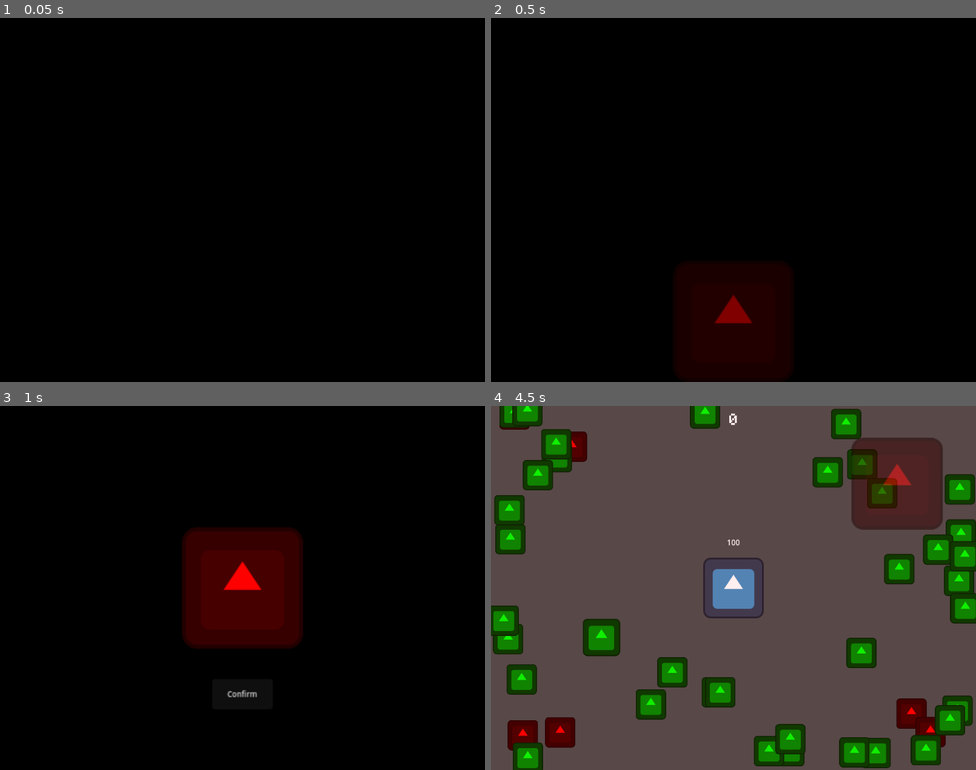
Above: before the commit, frames 1-4 (two rows, left to right).
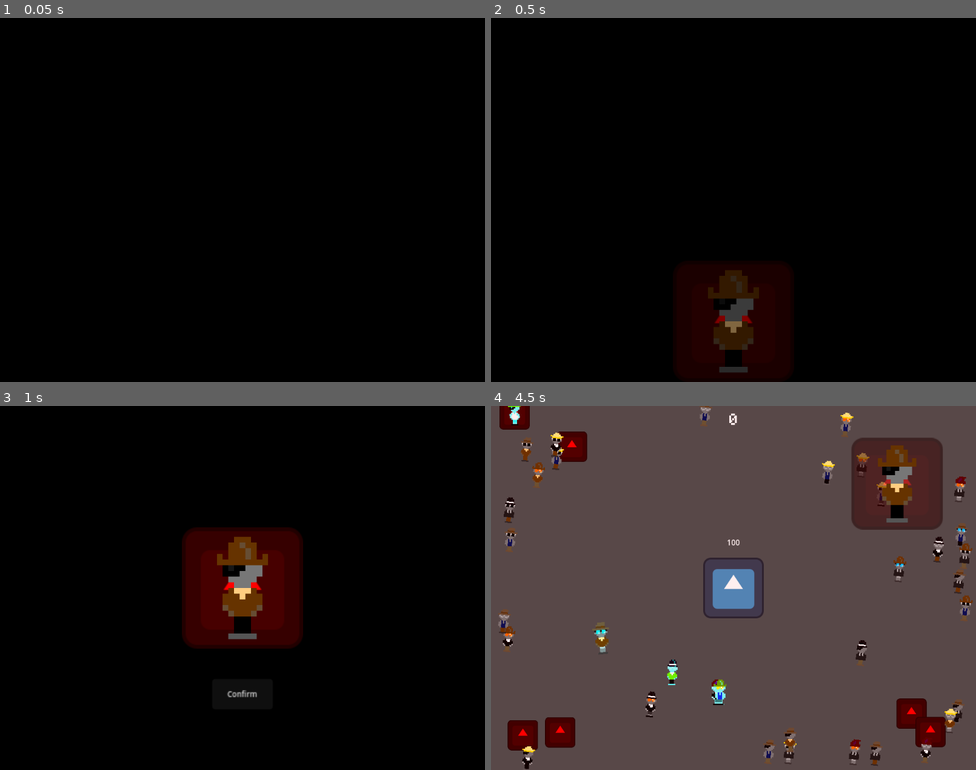
Above: after the commit, the same moments.

Repository: SamuelScerri/Score-Space-Jam
Game: Godot game, scene res://Game Area.tscn
Same seed, same stepped clock (60 frames per second), same inputs: the game is played once before the commit and once after it. The engine's default icon, where the game draws it, is replaced by a stand-in: a white triangle on a blue panel in a dark square.
Inputs (mouse positions are in pixels of both pictures, inside the frame that each line leads up to):
- Up to frame 1 (0.05 s): no input
- Up to frame 2 (0.5 s): no input
- Up to frame 3 (1 s): move the mouse to (349, 569) at 0.52 s; click (349, 569) at 0.6 s
- Up to frame 4 (4.5 s): click "Confirm" at 1.25 s; move the mouse to (718, 748) at 2.02 s; click (718, 748) at 2.1 s; move the mouse to (675, 722) at 2.77 s; click (675, 722) at 2.85 s; move the mouse to (520, 464) at 3.52 s; click (520, 464) at 3.6 s; move the mouse to (602, 657) at 4.27 s; click (602, 657) at 4.35 s

Frame 1 is identical in both runs. In frame 2, 1.7% of the frame differs, in the area x 44-56%, y 69-98%; in frame 3, 1.8%; in frame 4, 17%, in the area x 0-100%, y 0-100%.

Commit message:
Added Character Generator

Diff:
--- a/Game Area.gd
+++ b/Game Area.gd
@@ -13,6 +13,7 @@
 @export var enemy_node: PackedScene
 
 var should_shake = false
+var game_ended = false
 
 func _ready():
 	Global.current_game_area = self
@@ -62,11 +63,11 @@
 	shake_duration.start()
 
 func end_game():
-	get_tree().paused = true
 	user_interface.show_end()
+	game_ended = true
 
 func _process(delta):
-	if Input.is_action_just_pressed("Fire"):
+	if Input.is_action_just_pressed("Fire") and not game_ended:
 		do_shake()
 
 		$Fire.play()
--- a/Interface.tscn
+++ b/Interface.tscn
@@ -1,9 +1,10 @@
-[gd_scene load_steps=17 format=3 uid="uid://dct41s4dgk0i4"]
+[gd_scene load_steps=18 format=3 uid="uid://dct41s4dgk0i4"]
 
 [ext_resource type="Script" path="res://Scripts/User Interface.gd" id="1_hxl12"]
 [ext_resource type="FontFile" uid="uid://bsbn6wphuu3nh" path="res://Resources/Font.ttf" id="2_8s0u5"]
 [ext_resource type="Texture2D" uid="uid://deh46ylnqx6qi" path="res://icon.svg" id="2_qjuej"]
 [ext_resource type="AudioStream" uid="uid://by4q71mfeau6c" path="res://Resources/Sound Effects/Whoosh.wav" id="3_b6kgu"]
+[ext_resource type="PackedScene" uid="uid://c4fmn6h3lpp4s" path="res://Nodes/Character.tscn" id="4_2jqh3"]
 [ext_resource type="AudioStream" uid="uid://236dfbhpjqem" path="res://Resources/Sound Effects/Select.wav" id="4_fj4vb"]
 [ext_resource type="AudioStream" uid="uid://ctrvqr6o00mrh" path="res://Resources/Sound Effects/Good Target.wav" id="6_jdj2w"]
 [ext_resource type="AudioStream" uid="uid://dlj3m5lvgkvj8" path="res://Resources/Sound Effects/Wrong.wav" id="7_2jpv7"]
@@ -328,6 +329,8 @@
 disabled = true
 text = "Confirm"
 
+[node name="Character" parent="Target" instance=ExtResource("4_2jqh3")]
+
 [node name="Animator" type="AnimationPlayer" parent="."]
 autoplay = "Show"
 method_call_mode = 1
--- /dev/null
+++ b/Nodes/Character.tscn
@@ -0,0 +1,50 @@
+[gd_scene load_steps=23 format=3 uid="uid://c4fmn6h3lpp4s"]
+
+[ext_resource type="Texture2D" uid="uid://chc4gk2ejpgb4" path="res://Resources/Character Features/Basis.png" id="1_fmxou"]
+[ext_resource type="Script" path="res://Scripts/CharacterGen.gd" id="2_g0r6i"]
+[ext_resource type="Texture2D" uid="uid://bt31ydngavgkj" path="res://Resources/Character Features/Hats/Hat 1.png" id="3_sjt50"]
+[ext_resource type="Texture2D" uid="uid://cttlsadn5dls2" path="res://Resources/Character Features/Hats/Hat 2.png" id="4_f0qf0"]
+[ext_resource type="Texture2D" uid="uid://bd2872s2qudgc" path="res://Resources/Character Features/Hats/Hat 3.png" id="5_0po8r"]
+[ext_resource type="Texture2D" uid="uid://dqr8520p0sk6x" path="res://Resources/Character Features/Hats/Hat 4.png" id="6_5hek8"]
+[ext_resource type="Texture2D" uid="uid://6rsby4frfjki" path="res://Resources/Character Features/Hats/Hat 5.png" id="7_s5phx"]
+[ext_resource type="Texture2D" uid="uid://dloxgplf7sotg" path="res://Resources/Character Features/Eyes/Eye 1.png" id="8_p6l3w"]
+[ext_resource type="Texture2D" uid="uid://dycs6b52v785q" path="res://Resources/Character Features/Eyes/Eye 2.png" id="9_ebaxf"]
+[ext_resource type="Texture2D" uid="uid://u1wit06f8g62" path="res://Resources/Character Features/Eyes/Eye 3.png" id="10_oe1ng"]
+[ext_resource type="Texture2D" uid="uid://cj1j4ybbay8gr" path="res://Resources/Character Features/Eyes/Eye 4.png" id="11_k25k6"]
+[ext_resource type="Texture2D" uid="uid://vq1q52ffmkvl" path="res://Resources/Character Features/Eyes/Eye 5.png" id="12_gfxpr"]
+[ext_resource type="Texture2D" uid="uid://dsgfs7t0rx1rh" path="res://Resources/Character Features/Shirt/Shirt 1.png" id="13_4d1pw"]
+[ext_resource type="Texture2D" uid="uid://duovbxd28w7qx" path="res://Resources/Character Features/Shirt/Shirt 2.png" id="14_aw0ld"]
+[ext_resource type="Texture2D" uid="uid://b8eq8c82cjjxa" path="res://Resources/Character Features/Shirt/Shirt 3.png" id="15_j437j"]
+[ext_resource type="Texture2D" uid="uid://dwsw4amc4hy0l" path="res://Resources/Character Features/Shirt/Shirt 4.png" id="16_y1v74"]
+[ext_resource type="Texture2D" uid="uid://dbxvc0el55v5g" path="res://Resources/Character Features/Shirt/Shirt 5.png" id="17_vq1o7"]
+[ext_resource type="Texture2D" uid="uid://dp7qfnj7e5sp8" path="res://Resources/Character Features/Pants/Pants 1.png" id="18_nvgvk"]
+[ext_resource type="Texture2D" uid="uid://cwldul6s63wic" path="res://Resources/Character Features/Pants/Pants 2.png" id="19_q2lvi"]
+[ext_resource type="Texture2D" uid="uid://c1bqx5nmy4i31" path="res://Resources/Character Features/Pants/Pants 3.png" id="20_k4ooa"]
+[ext_resource type="Texture2D" uid="uid://cfbevutvq0axq" path="res://Resources/Character Features/Pants/Pants 4.png" id="21_kelra"]
+[ext_resource type="Texture2D" uid="uid://bp4tsvr6njupx" path="res://Resources/Character Features/Pants/Pants 5.png" id="22_ln56n"]
+
+[node name="Character" type="Sprite2D"]
+texture_filter = 3
+scale = Vector2(6, 6)
+texture = ExtResource("1_fmxou")
+script = ExtResource("2_g0r6i")
+hats = Array[CompressedTexture2D]([ExtResource("3_sjt50"), ExtResource("4_f0qf0"), ExtResource("5_0po8r"), ExtResource("6_5hek8"), ExtResource("7_s5phx")])
+eyes = Array[CompressedTexture2D]([ExtResource("8_p6l3w"), ExtResource("9_ebaxf"), ExtResource("10_oe1ng"), ExtResource("11_k25k6"), ExtResource("12_gfxpr")])
+shirts = Array[CompressedTexture2D]([ExtResource("13_4d1pw"), ExtResource("14_aw0ld"), ExtResource("15_j437j"), ExtResource("16_y1v74"), ExtResource("17_vq1o7")])
+pants = Array[CompressedTexture2D]([ExtResource("18_nvgvk"), ExtResource("19_q2lvi"), ExtResource("20_k4ooa"), ExtResource("21_kelra"), ExtResource("22_ln56n")])
+
+[node name="Hat" type="Sprite2D" parent="."]
+position = Vector2(0, -6.5)
+texture = ExtResource("3_sjt50")
+
+[node name="Eye" type="Sprite2D" parent="."]
+position = Vector2(0, -3)
+texture = ExtResource("9_ebaxf")
+
+[node name="Shirt" type="Sprite2D" parent="."]
+position = Vector2(0, 2.5)
+texture = ExtResource("13_4d1pw")
+
+[node name="Pants" type="Sprite2D" parent="."]
+position = Vector2(0, 7)
+texture = ExtResource("18_nvgvk")
--- a/Nodes/Citizen.tscn
+++ b/Nodes/Citizen.tscn
@@ -1,10 +1,10 @@
-[gd_scene load_steps=7 format=3 uid="uid://ids3m7jc5tp5"]
+[gd_scene load_steps=8 format=3 uid="uid://ids3m7jc5tp5"]
 
-[ext_resource type="Texture2D" uid="uid://deh46ylnqx6qi" path="res://icon.svg" id="1_8i5ln"]
 [ext_resource type="Script" path="res://Scripts/Citizen.gd" id="1_slcp4"]
+[ext_resource type="PackedScene" uid="uid://c4fmn6h3lpp4s" path="res://Nodes/Character.tscn" id="2_xu32x"]
 
 [sub_resource type="RectangleShape2D" id="RectangleShape2D_iol2f"]
-size = Vector2(128, 128)
+size = Vector2(64, 128)
 
 [sub_resource type="Animation" id="Animation_37fw0"]
 resource_name = "Death"
@@ -13,14 +13,14 @@
 tracks/0/type = "value"
 tracks/0/imported = false
 tracks/0/enabled = true
-tracks/0/path = NodePath("Icon:scale")
+tracks/0/path = NodePath("Character:scale")
 tracks/0/interp = 2
 tracks/0/loop_wrap = true
 tracks/0/keys = {
 "times": PackedFloat32Array(0, 0.05, 0.2),
 "transitions": PackedFloat32Array(-2, -2, -2),
 "update": 0,
-"values": [Vector2(1, 1), Vector2(1.2, 1.2), Vector2(1, 1)]
+"values": [Vector2(6, 6), Vector2(8, 8), Vector2(6, 6)]
 }
 tracks/1/type = "method"
 tracks/1/imported = false
@@ -43,10 +43,10 @@
 tracks/2/interp = 2
 tracks/2/loop_wrap = true
 tracks/2/keys = {
-"times": PackedFloat32Array(0, 3, 4),
-"transitions": PackedFloat32Array(-2, -2, -2),
+"times": PackedFloat32Array(0, 0.05, 0.1, 3, 4),
+"transitions": PackedFloat32Array(-2, -2, 1, -2, -2),
 "update": 0,
-"values": [Color(1, 1, 1, 1), Color(1, 1, 1, 1), Color(1, 1, 1, 0)]
+"values": [Color(1, 0, 0, 1), Color(1, 0, 0, 1), Color(1, 1, 1, 1), Color(1, 1, 1, 1), Color(1, 1, 1, 0)]
 }
 
 [sub_resource type="Animation" id="Animation_mv8b5"]
@@ -63,11 +63,41 @@
 "update": 0,
 "values": [Color(1, 1, 1, 0), Color(1, 1, 1, 1)]
 }
+tracks/1/type = "value"
+tracks/1/imported = false
+tracks/1/enabled = true
+tracks/1/path = NodePath("Character:rotation")
+tracks/1/interp = 1
+tracks/1/loop_wrap = true
+tracks/1/keys = {
+"times": PackedFloat32Array(0),
+"transitions": PackedFloat32Array(1),
+"update": 0,
+"values": [0.0]
+}
+
+[sub_resource type="Animation" id="Animation_i1lvd"]
+resource_name = "Walk"
+length = 0.4
+loop_mode = 1
+tracks/0/type = "value"
+tracks/0/imported = false
+tracks/0/enabled = true
+tracks/0/path = NodePath("Character:rotation")
+tracks/0/interp = 1
+tracks/0/loop_wrap = true
+tracks/0/keys = {
+"times": PackedFloat32Array(0, 0.2, 0.4),
+"transitions": PackedFloat32Array(-2, -2, -2),
+"update": 0,
+"values": [-0.122173, 0.122173, -0.122173]
+}
 
 [sub_resource type="AnimationLibrary" id="AnimationLibrary_b4p4n"]
 _data = {
 "Death": SubResource("Animation_37fw0"),
-"Spawn": SubResource("Animation_mv8b5")
+"Spawn": SubResource("Animation_mv8b5"),
+"Walk": SubResource("Animation_i1lvd")
 }
 
 [node name="Citizen" type="CharacterBody2D" groups=["Citizen"]]
@@ -80,11 +110,8 @@
 collision_mask = 0
 input_pickable = true
 script = ExtResource("1_slcp4")
-metadata/_edit_group_ = true
 
-[node name="Icon" type="Sprite2D" parent="."]
-modulate = Color(0, 1, 0, 1)
-texture = ExtResource("1_8i5ln")
+[node name="Character" parent="." instance=ExtResource("2_xu32x")]
 
 [node name="Collider" type="CollisionShape2D" parent="."]
 shape = SubResource("RectangleShape2D_iol2f")
@@ -97,3 +124,4 @@
 
 [connection signal="mouse_entered" from="." to="." method="_on_mouse_entered"]
 [connection signal="mouse_exited" from="." to="." method="_on_mouse_exited"]
+[connection signal="animation_finished" from="Feedback" to="." method="_on_feedback_animation_finished" unbinds=1]
--- /dev/null
+++ b/Scripts/CharacterGen.gd
@@ -0,0 +1,12 @@
+extends Node
+
+@export var hats: Array[CompressedTexture2D]
+@export var eyes: Array[CompressedTexture2D]
+@export var shirts: Array[CompressedTexture2D]
+@export var pants: Array[CompressedTexture2D]
+
+func _ready():
+	$Hat.texture = hats[randi_range(0, hats.size() - 1)]
+	$Eye.texture = eyes[randi_range(0, eyes.size() - 1)]
+	$Shirt.texture = shirts[randi_range(0, shirts.size() - 1)]
+	$Pants.texture = pants[randi_range(0, pants.size() - 1)]
--- a/Scripts/Citizen.gd
+++ b/Scripts/Citizen.gd
@@ -22,7 +22,7 @@
 
 func _process(delta):
 	if in_view:
-		if Input.is_action_just_pressed("Fire"):
+		if Input.is_action_just_pressed("Fire") and not Global.current_game_area.game_ended:
 			die()
 
 func _physics_process(_delta):
@@ -87,3 +87,7 @@
 
 func _on_mouse_exited():
 	in_view = false
+
+
+func _on_feedback_animation_finished():
+	$Feedback.play("Walk")
--- a/Scripts/Enemy.gd
+++ b/Scripts/Enemy.gd
@@ -25,13 +25,14 @@
 	change_destination()
 
 func _process(delta):
-	if in_view:
+	if in_view and not Global.current_game_area.game_ended:
 		if Input.is_action_just_pressed("Fire"):
 			die()
 
 func _physics_process(_delta):
 	if not dead:
-		check_for_collision()
+		if not Global.current_game_area.game_ended:
+			check_for_collision()
 
 		#If The Enemy Is Close To The Building, They Will Stop Zig-Zagging And Make A Bee-Line For It
 		if global_position.distance_to(building_target.global_position) < stop_straying_distance:
Binary file added: Resources/Character Features/Basis.png
Not shown, added: Resources/Character Features/Basis.png.import
Binary file added: Resources/Character Features/Eyes/Eye 1.png
Not shown, added: Resources/Character Features/Eyes/Eye 1.png.import
Binary file added: Resources/Character Features/Eyes/Eye 2.png
Not shown, added: Resources/Character Features/Eyes/Eye 2.png.import
Binary file added: Resources/Character Features/Eyes/Eye 3.png
Not shown, added: Resources/Character Features/Eyes/Eye 3.png.import
Binary file added: Resources/Character Features/Eyes/Eye 4.png
Not shown, added: Resources/Character Features/Eyes/Eye 4.png.import
Binary file added: Resources/Character Features/Eyes/Eye 5.png
Not shown, added: Resources/Character Features/Eyes/Eye 5.png.import
(and 30 more such lines)
